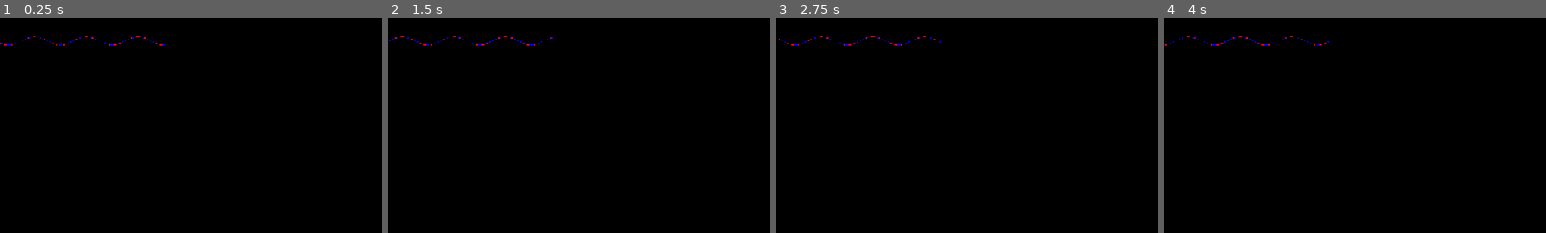
Above: before the commit, frames 1-4 (left to right).
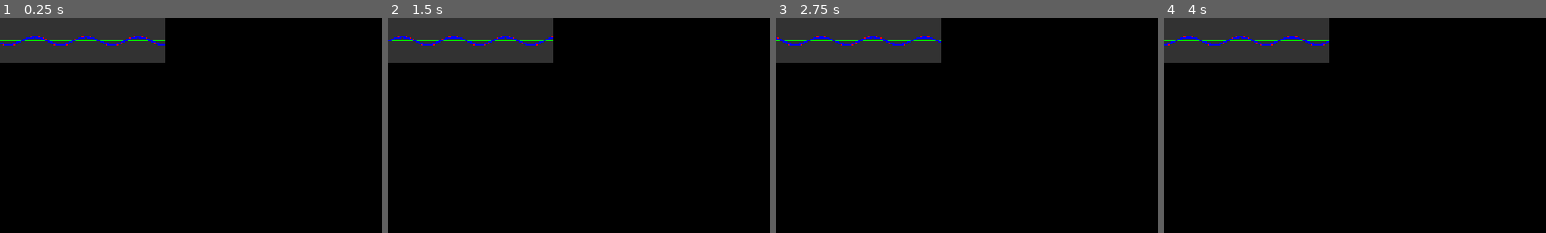
Above: after the commit, the same moments.

Repository: Bijunoka/gwj98
Game: Godot game, scene res://scenes/levels/LevetTest1.tscn
The game is run twice, just before and just after one commit, with the same random seed, the same clock (stepped at 60 frames per second) and the same inputs. The engine's default icon, where the game draws it, is replaced by a stand-in: a white triangle on a blue panel in a dark square.
Inputs:
- Up to frame 1 (0.25 s): no input
- Up to frame 2 (1.5 s): no input
- Up to frame 3 (2.75 s): no input
- Up to frame 4 (4 s): no input
The pictures show only the part of the screen within x 0-50%, y 0-50%; the shares and areas given below are measured in that part.

The runs differ from the first frame. In frame 1, 8.9% of the frame differs, in the area x 0-44%, y 0-21%; in frame 2, 8.9%; in frame 3, 8.9%; in frame 4, 8.9%.

Commit message:
amélioration visibilité moniteur

Diff:
--- a/scenes/Main.tscn
+++ b/scenes/Main.tscn
@@ -2,7 +2,7 @@
 
 [sub_resource type="Shader" id="Shader_hbayh"]
 code = "shader_type canvas_item;
-const float witdh = 0.001;
+const float witdh = 0.004;
 const int NB_COLORS = 3;
 const int WAVE_PER_COLOR = 2;
 uniform vec3 colors[NB_COLORS]: source_color;
@@ -60,5 +60,5 @@
 material = SubResource("ShaderMaterial_13b8q")
 offset_right = 248.0
 offset_bottom = 69.0
-color = Color(0, 0, 0, 1)
+color = Color(0.19434929, 0.19434926, 0.19434926, 1)
 script = SubResource("GDScript_4ek14")
